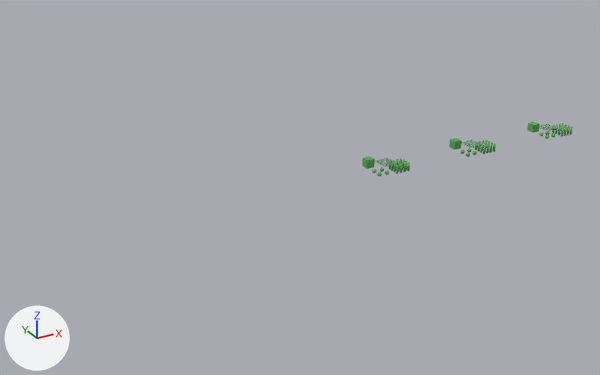
The Blender file materials/materials_nature.blend, before and after one commit.
The view is the same before and after, from a 50 mm camera at (-30.2, -28.9, 14.4) aimed at (-14.0, 0.6, -0.3). Every picture has the same lights, and +X, +Y and +Z are marked at lower left.
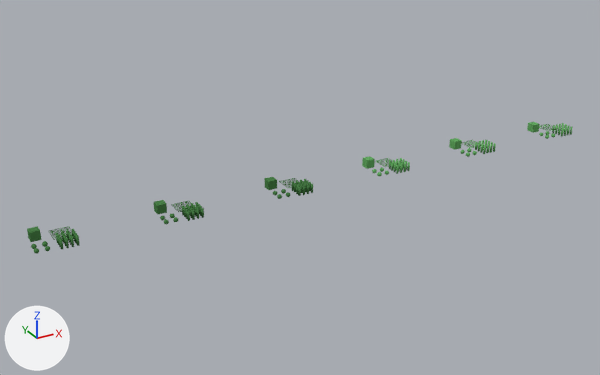
What differs and where, as boxes [x1, y1, x2, y2] in the pictures (600 x 375 px):
'Plane.003', added (green)
    after: [27, 226, 80, 254]
'Plane.004', added (green)
    after: [154, 200, 204, 224]
'Plane.005', added (green)
    after: [264, 177, 313, 199]

What the commit changed:
Material 'Volume_PlantDarkGreen_LD' (mat_volume_plantdarkgreen_ld) is new.
Its base color is (0.0685, 0.212, 0.0648) (green #4a7f48).
Material 'Volume_PlantDarkGreen_MD' (mat_volume_plantdarkgreen_md) is new.
Its base color is (0.0685, 0.212, 0.0648) (green #4a7f48).
Material 'Volume_PlantDarkGreen' (mat_volume_plantdarkgreen) is new.
Its base color is (0.0685, 0.212, 0.0648) (green #4a7f48).
Mesh me_plane_003 is new.
It has 1752 vertices, 1884 faces and spans x -0.8..0.9, y -0.85..0.91, z 0.0..0.4.
It uses material mat_volume_plantdarkgreen_ld (green #4a7f48).
Mesh me_plane_004 is new.
It has 1752 vertices, 1884 faces and spans x -0.8..0.9, y -0.85..0.91, z 0.0..0.4.
It uses material mat_volume_plantdarkgreen_md (green #4a7f48).
Mesh me_plane_005 is new.
It has 1752 vertices, 1884 faces and spans x -0.8..0.9, y -0.85..0.91, z 0.0..0.4.
It uses material mat_volume_plantdarkgreen (green #4a7f48).
Object 'Plane.003' (ob_plane_003) is new; it shows me_plane_003.
Its location is (-25.0, 0.0, 0.0).
Object 'Plane.004' (ob_plane_004) is new; it shows me_plane_004.
Its location is (-20.0, 0.0, 0.0).
Object 'Plane.005' (ob_plane_005) is new; it shows me_plane_005.
Its location is (-15.0, 0.0, 0.0).
